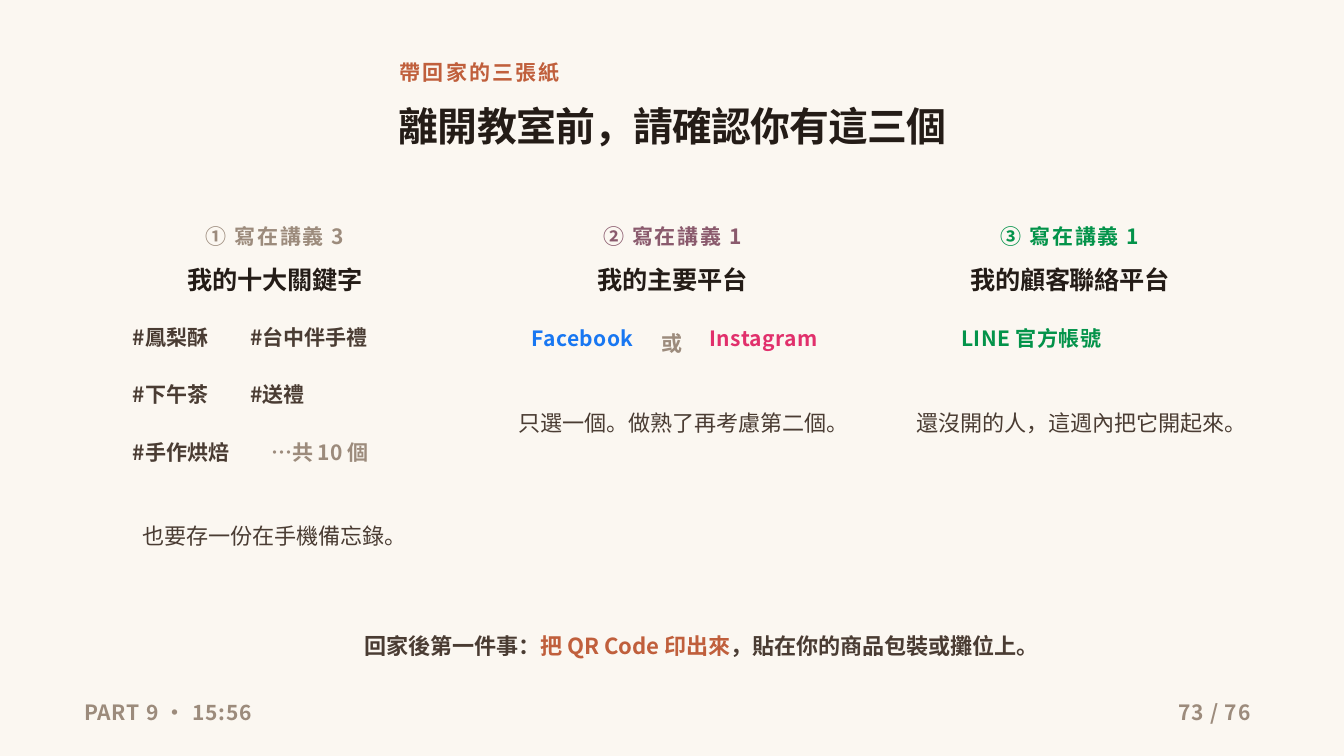
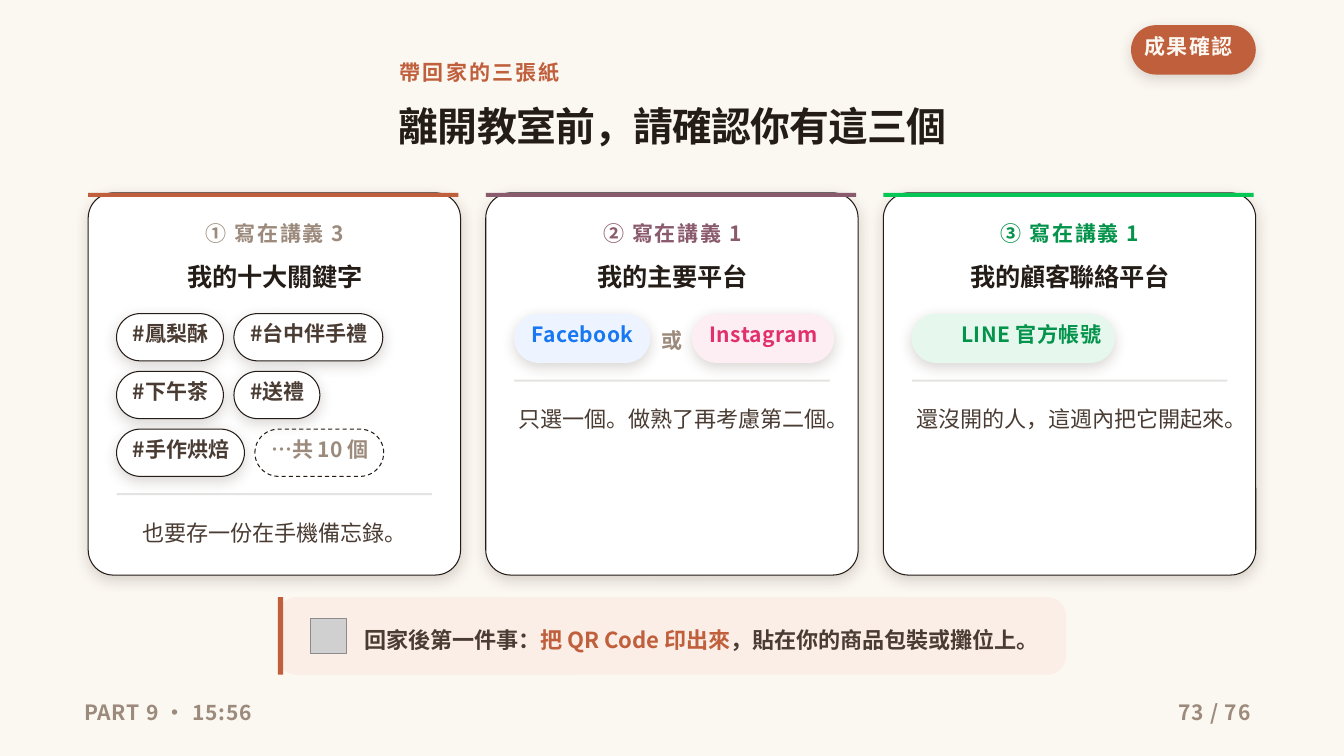
Before and after one commit to ja9705110/gogoeveryday, a slide deck: slide 73 of social-course/social-media-course-deck.pptx. Drawn at 1344x756 pixels with LibreOffice and Linux fonts; fonts in the diff are those of the drawing; grey boxes stand for pictures; background and template pictures are left out. Boxes give left, top, right and bottom in pixels: in the first picture for what was removed or moved away, otherwise in the second. Text is boxed around its words. In the diff, an @@ line names an element or a change of style, - is before the commit and + after.

```diff
--- a/social-course/social-media-course-deck.pptx
+++ b/social-course/social-media-course-deck.pptx
@@ rounded rectangle added at <box>1131,25,1256,75</box>, fill #C05F3C @@
@@ rounded rectangle added at <box>89,193,461,575</box>, fill #FFFFFF, outline #241C17 0.75 pt @@
@@ rectangle added at <box>89,193,459,197</box>, fill #C05F3C @@
@@ rounded rectangle added at <box>486,193,858,575</box>, fill #FFFFFF, outline #241C17 0.75 pt @@
@@ rectangle added at <box>486,193,856,197</box>, fill #8A5A6D @@
@@ rounded rectangle added at <box>883,193,1255,575</box>, fill #FFFFFF, outline #241C17 0.75 pt @@
@@ rectangle added at <box>883,193,1253,197</box>, fill #06C755 @@
@@ rounded rectangle added at <box>117,314,224,361</box>, fill #FFFFFF, outline #241C17 0.75 pt @@
@@ rounded rectangle added at <box>234,314,383,361</box>, fill #FFFFFF, outline #241C17 0.75 pt @@
@@ rounded rectangle added at <box>514,314,650,363</box>, fill #EEF4FF @@
@@ rounded rectangle added at <box>693,314,835,363</box>, fill #FDEEF4 @@
@@ rounded rectangle added at <box>912,314,1116,363</box>, fill #E6F8EE @@
@@ rounded rectangle added at <box>117,371,224,418</box>, fill #FFFFFF, outline #241C17 0.75 pt @@
@@ rounded rectangle added at <box>234,371,320,418</box>, fill #FFFFFF, outline #241C17 0.75 pt @@
@@ rectangle added at <box>514,380,830,382</box>, fill #241C17 at 12% opacity @@
@@ rectangle added at <box>912,380,1228,382</box>, fill #241C17 at 12% opacity @@
@@ rounded rectangle added at <box>117,430,245,477</box>, fill #FFFFFF, outline #241C17 0.75 pt @@
@@ rounded rectangle added at <box>255,430,384,477</box>, outline #241C17 0.75 pt dashed @@
@@ rectangle added at <box>117,493,433,495</box>, fill #241C17 at 12% opacity @@
@@ rounded rectangle added at <box>278,597,1067,675</box>, fill #FBEEE6 @@
@@ rectangle added at <box>278,597,283,675</box>, fill #C05F3C @@
@@ picture added at <box>311,618,346,653</box> @@
@@ 9 texts: place and size @@
-9 texts at <box>133,327,1246,659</box>
+9 texts at <box>133,323,1246,653</box>
```
Also in this commit, not shown: 75 other slides changed, 9 other files.
